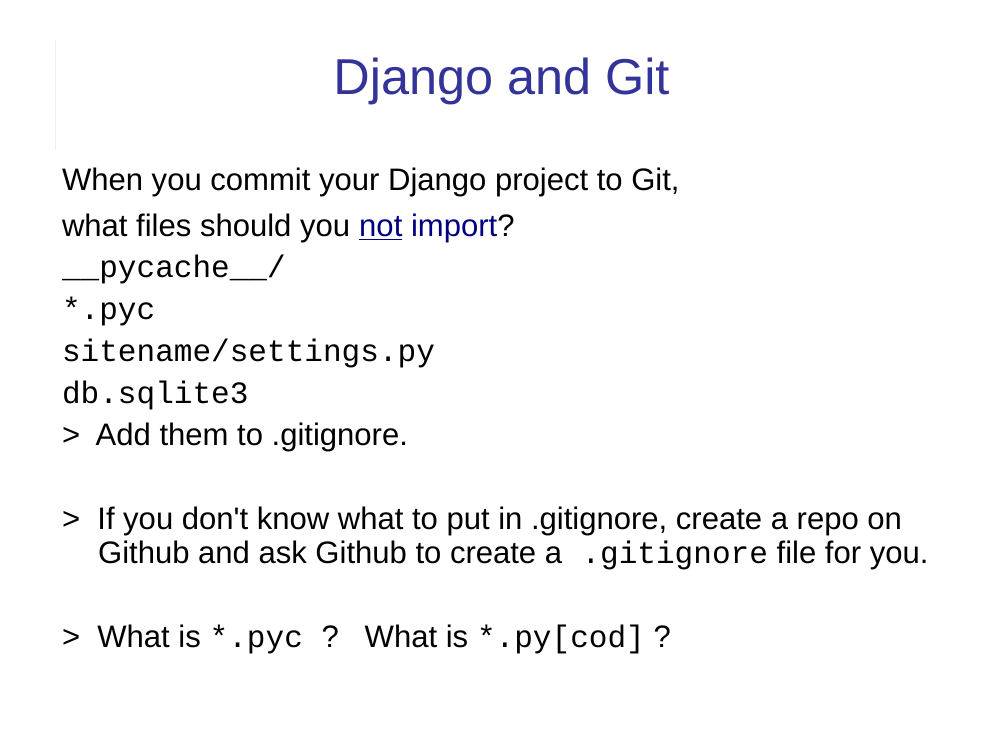
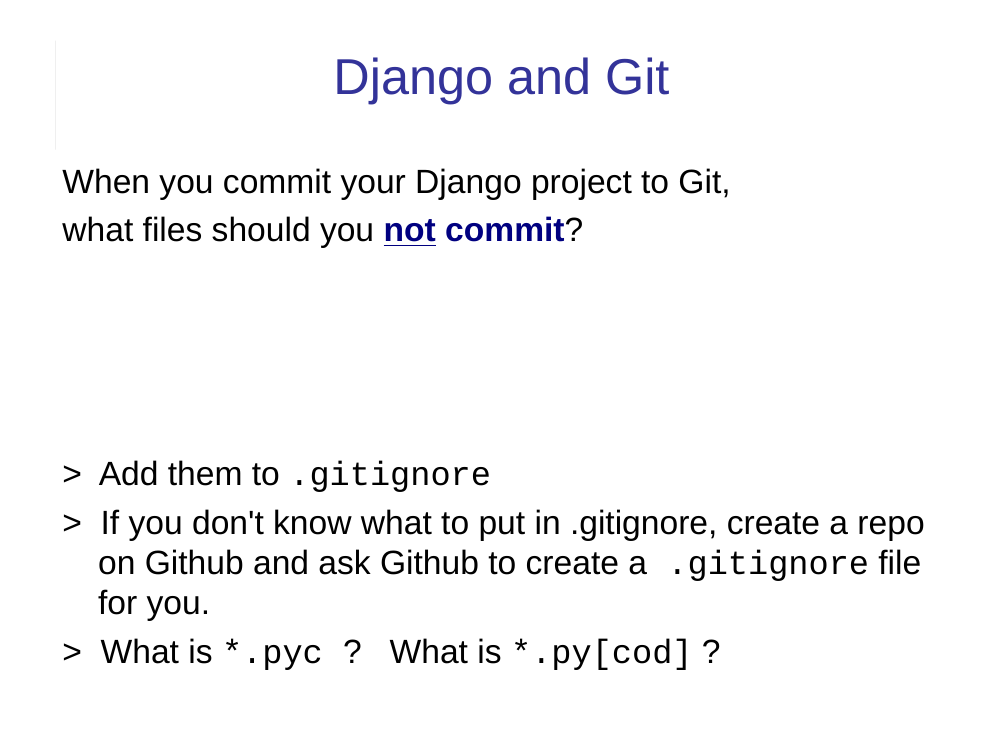
Before and after one commit to cpske/ISP, a slide deck: slide 33 of django/Django-review-1.ppt. Drawn at 1008x756 pixels with LibreOffice and Linux fonts; fonts in the diff are those of the drawing. Boxes give left, top, right and bottom in pixels: in the first picture for what was removed or moved away, otherwise in the second. Text is boxed around its words. In the diff, an @@ line names an element or a change of style, - is before the commit and + after.

```diff
--- a/django/Django-review-1.ppt
+++ b/django/Django-review-1.ppt
@@ text at [62,168,924,670]: size 22.2 to 24 pt in "When you commit your Django project to ...", "> If you don't know what to ...", "> What is *.pyc ? What is ..."; indent changed; line spacing 0.9 to 1 @@
@@ text at [62,216,583,492]: text changed; size 22.2 to 24 pt @@
-what files should you not import?
-__pycache__/
-*.pyc
-sitename/settings.py
-db.sqlite3
-> Add them to .gitignore.
+what files should you not commit?
+> Add them to .gitignore
```
Also in this commit, not shown: 17 other slides changed, 6 slides added, 2 slides removed, 4 other files.
